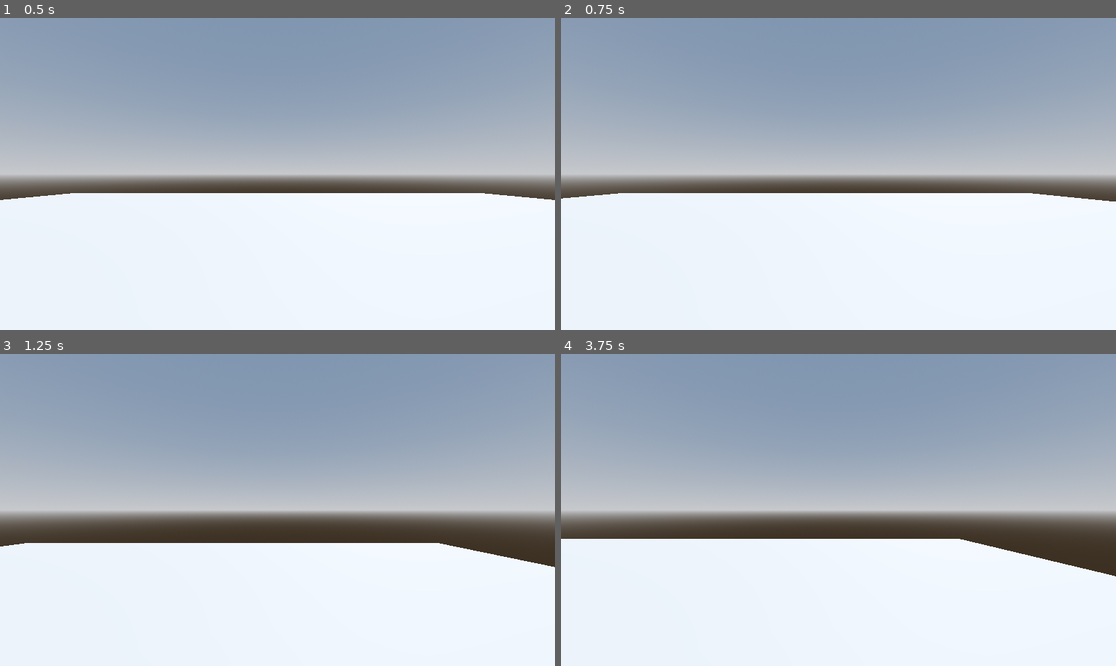
Above: before the commit, frames 1-4 (two rows, left to right).
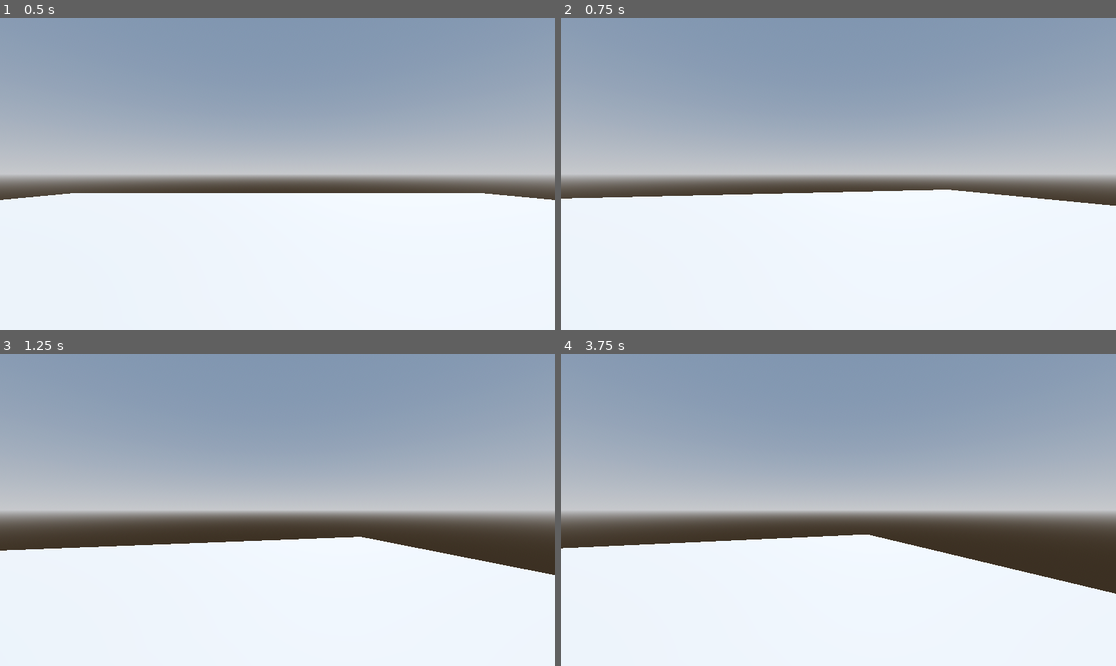
Above: after the commit, the same moments.

Repository: roryemagee1/myseum-two
Game: Godot game, scene res://Levels/over_world.tscn
Two runs of this game, one before a commit and one after it. Both use one fixed random seed, a clock stepped at 60 frames per second and the inputs below.
Inputs (mouse positions are in pixels of both pictures, inside the frame that each line leads up to):
- Up to frame 1 (0.5 s): no input
- Up to frame 2 (0.75 s): tap Enter at 0.5 s; move the mouse to (960, 158) at 0.52 s; hold D (move_right) from 0.53 s (still down)
- Up to frame 3 (1.25 s): keep holding D (move_right); tap Space (jump) at 0.77 s
- Up to frame 4 (3.75 s): move the mouse to (727, 525) at 1.27 s; release D (move_right) at 1.28 s; hold S (move_backward) 1.28-2.03 s; tap Space (jump) at 1.52, 3.02 s; move the mouse to (894, 441) at 2.02 s; hold D (move_right) 2.03-2.78 s; move the mouse to (810, 572) at 2.77 s; hold W (move_forward) 2.78-3.53 s; move the mouse to (1005, 556) at 3.52 s; hold A (move_left) from 3.53 s (still down)

Frame 1 is identical in both runs. In frame 2, 0.7% of the frame differs, in the area x 0-100%, y 55-61%; in frame 3, 1.5%; in frame 4, 2.7%, in the area x 0-100%, y 57-77%.

Commit message:
Add mouse movement to Player

Diff:
--- a/Player/player.gd
+++ b/Player/player.gd
@@ -5,9 +5,13 @@
 
 # Get the gravity from the project settings to be synced with RigidBody nodes.
 var gravity: float = ProjectSettings.get_setting("physics/3d/default_gravity")
+var mouse_motion := Vector2.ZERO
 
+func _ready() -> void:
+	Input.mouse_mode = Input.MOUSE_MODE_CAPTURED
 
 func _physics_process(delta: float) -> void:
+	handle_camera_rotation()
 	# Add the gravity.
 	if not is_on_floor():
 		velocity.y -= gravity * delta
@@ -28,3 +32,17 @@
 		velocity.z = move_toward(velocity.z, 0, SPEED)
 
 	move_and_slide()
+
+func _input(event: InputEvent) -> void:
+	if event is InputEventMouseMotion:
+		if Input.mouse_mode == Input.MOUSE_MODE_CAPTURED:
+			mouse_motion = -event.relative * 0.001
+	if event.is_action_pressed("ui_cancel"):
+		if Input.mouse_mode == Input.MOUSE_MODE_CAPTURED:
+			Input.mouse_mode = Input.MOUSE_MODE_VISIBLE
+		else:
+			Input.mouse_mode = Input.MOUSE_MODE_CAPTURED
+
+func handle_camera_rotation() -> void:
+	rotate_y(mouse_motion.x)
+	mouse_motion = Vector2.ZERO
